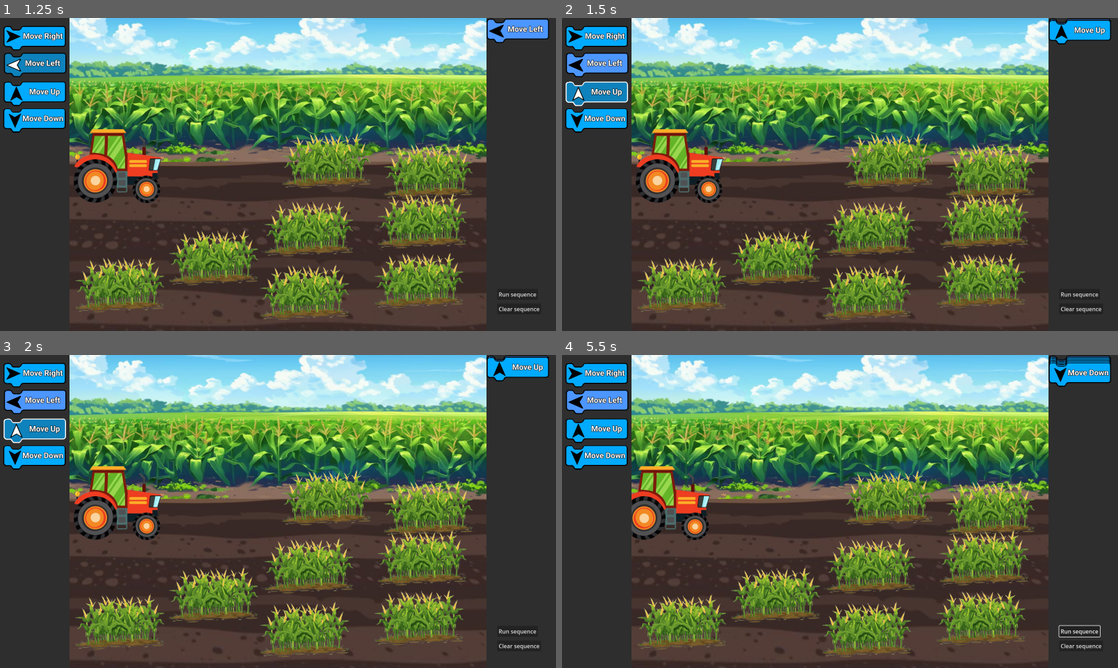
Above: before the commit, frames 1-4 (two rows, left to right).
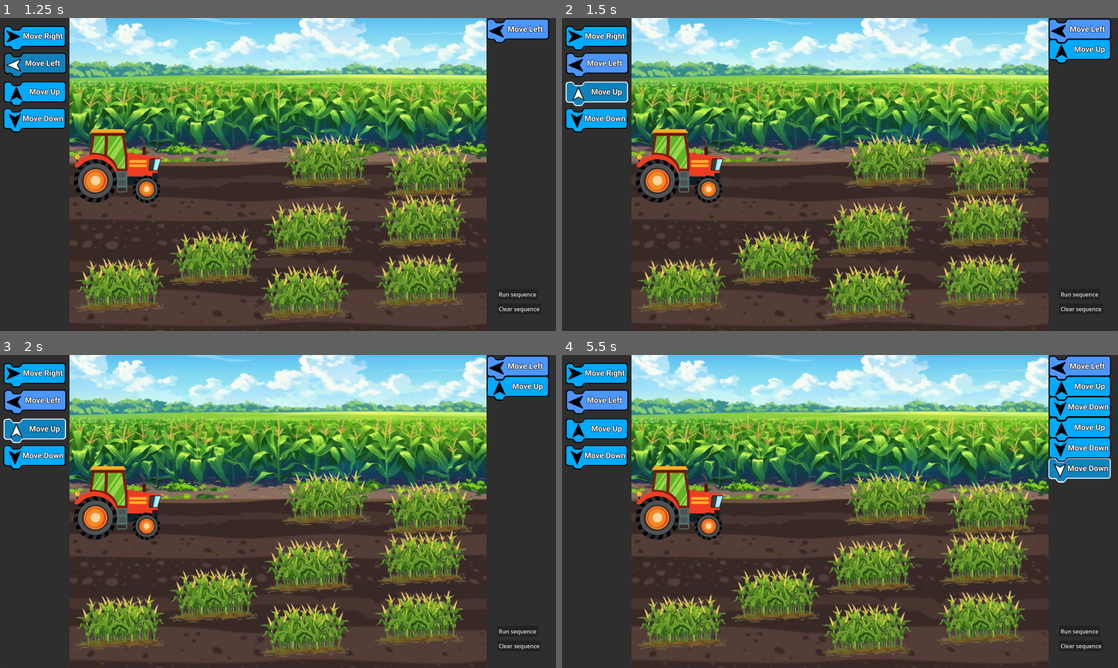
Above: after the commit, the same moments.

Repository: HumaidEbrahim/Arcademia
Game: Godot game, scene res://Levels/lvl1/FarmTractor/FarmTractor.tscn
Same seed, same stepped clock (60 frames per second), same inputs: the game is played once before the commit and once after it. This scene is started directly instead of the project's main scene.
Inputs:
- Up to frame 1 (1.25 s): hold Right (move_right) from 0.53 s (still down); tap A (btn_1) at 0.6 s
- Up to frame 2 (1.5 s): release Right (move_right) at 1.28 s; hold Down (move_down) from 1.28 s (still down); tap A (btn_1) at 1.35 s
- Up to frame 3 (2 s): keep holding Down (move_down)
- Up to frame 4 (5.5 s): release Down (move_down) at 2.03 s; hold Right (move_right) 2.03-2.78 s; tap S (btn_2) at 2.1 s; tap A (btn_1) at 2.3, 3.05, 3.8, 4.35, 5.1 s; hold Up (move_up) 2.78-3.53 s; tap D (btn_3) at 2.85 s; hold Left (move_left) 3.53-5.03 s; tap F (btn_4) at 3.6 s; hold Down (move_down) from 5.03 s (still down)

Frame 1 is identical in both runs. In frame 2, 1.4% of the frame differs, in the area x 87-99%, y 0-15%; in frame 3, 1.4%; in frame 4, 6.8%, in the area x 12-99%, y 0-91%.

Commit message:
Added the Snap functionality

Diff:
--- a/ui/blocks/scenes/move_button.tscn
+++ b/ui/blocks/scenes/move_button.tscn
@@ -13,6 +13,7 @@
 focus_mode = 2
 
 [node name="Action_Button" type="TextureButton" parent="."]
+custom_minimum_size = Vector2(175, 55)
 layout_mode = 1
 anchors_preset = 15
 anchor_right = 1.0
--- a/ui/blocks/scripts/do_something_btn.gd
+++ b/ui/blocks/scripts/do_something_btn.gd
@@ -37,6 +37,9 @@
 			move_offset = Vector2(0, step_size)
 		_:
 			move_offset = Vector2.ZERO
+
+	size_flags_horizontal = Control.SIZE_EXPAND_FILL
+	size_flags_vertical = Control.SIZE_SHRINK_BEGIN
 
 # Called every frame. 'delta' is the elapsed time since the previous frame.
 func _process(delta: float) -> void:
--- a/ui/blocks/scripts/main_ui.gd
+++ b/ui/blocks/scripts/main_ui.gd
@@ -111,8 +111,12 @@
 func execute_FunctionsPanel( button : Object, locationToPut : Object ) -> void:
 	#add to script panel
 	var copy = button.duplicate()
+
+	copy.position = Vector2.ZERO
+	copy.size = Vector2.ZERO
+
 	locationToPut.add_child(copy)
-
+	copy.set_owner(locationToPut)
 
 
 #Happens when Btn_1 is pressed during ScriptPanel focus
